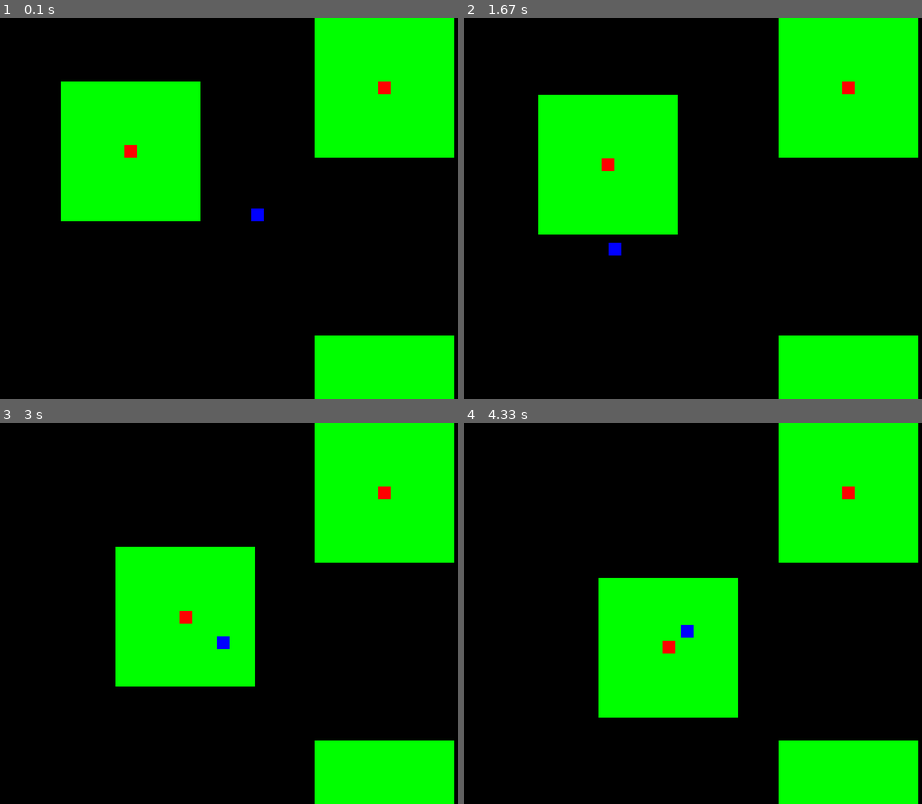
Above: before the commit, frames 1-4 (two rows, left to right).
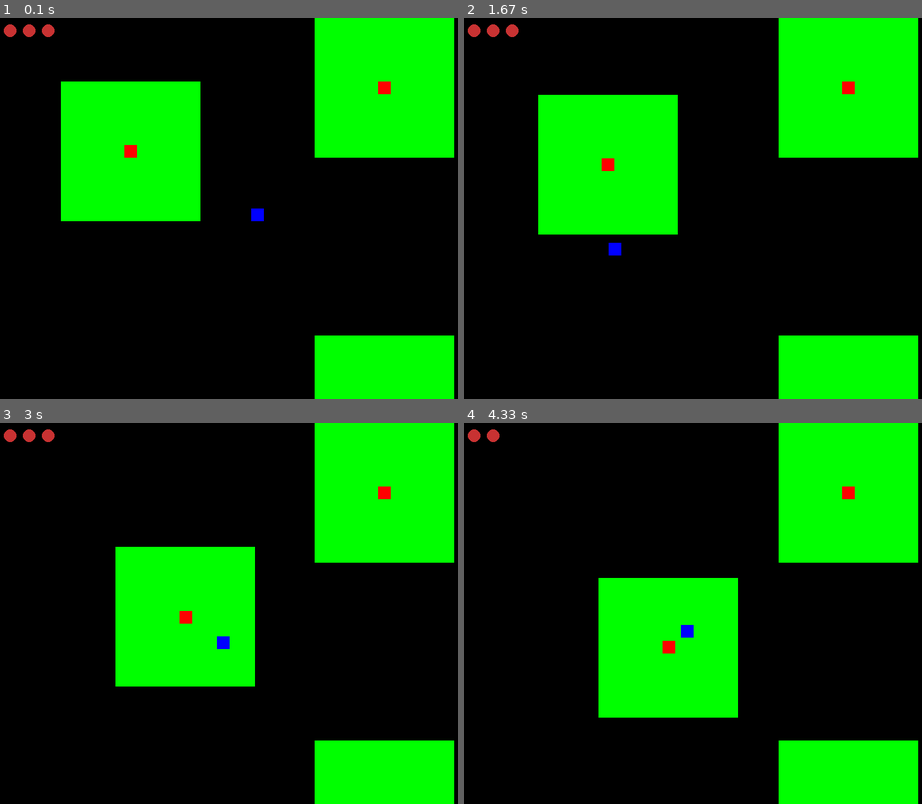
Above: after the commit, the same moments.

Repository: Tyler-Jacobson/pygame
Game: pygame game, started from AggroRange.py
The game is run twice, just before and just after one commit, with the same random seed, the same clock (stepped at 60 frames per second) and the same inputs.
Inputs:
- Up to frame 1 (0.1 s): no input
- Up to frame 2 (1.67 s): hold A 0.33-0.87 s; hold S 0.9-1.2 s; hold A 1.23-1.63 s
- Up to frame 3 (3 s): hold W 1.67-2.03 s; hold D 2.07-2.7 s; hold S from 2.73 s (still down)
- Up to frame 4 (4.33 s): release S at 3.1 s; hold A 3.13-3.6 s; hold D 3.63-4.1 s; hold W from 4.13 s (still down)

The runs differ from the first frame. In frame 1, 0.2% of the frame differs, in the area x 0-12%, y 1-5%; in frame 2, 0.2%; in frame 3, 0.2%; in frame 4, 0.1%.

Commit message:
Added visual representation of health, and removed quick backup

Diff:
--- a/AggroRange.py
+++ b/AggroRange.py
@@ -92,7 +92,7 @@
 def lose_health(player_health, current_time, time_hit):
     current_time = time.time()
 
-    if current_time > time_hit[0] + 3:
+    if current_time > time_hit[0] + 1:
         player_health[0] -= 1
         time_hit[0] = time.time()
 
@@ -100,6 +100,12 @@
 
         if player_health[0] <= 0:
             return True
+
+def draw_health(player_health):
+    for health in range(0, player_health[0]):
+        pygame.draw.circle(screen, (200,50,50), (20 + (health * 30), 20), 10)
+
+
 
 
 
@@ -120,10 +126,13 @@
 
     move_player(player_pos)
 
+    draw_health(player_health)
+
 
     if detect_collisions(player_pos, enemy_list, enemy_size):
         if lose_health(player_health, current_time, time_hit):
             game_over = True
+
 
 
 
--- a/AggroRangeBugTesting.py
+++ /dev/null
@@ -1,91 +0,0 @@
-import pygame
-import random
-import sys
-
-WIDTH = 800
-HEIGHT = 600
-
-player_x = 400
-player_y = 300
-player_size = 20
-
-enemy_x = 200
-enemy_y = 200
-enemy_size = 20
-aggro_range = 200
-
-enemy_2_x = 600
-enemy_2_y = 100
-
-PLAYER_COLOR = (0,0,255)
-ENEMY_COLOR = (255,0,0)
-AGGRO_RANGE_COLOR = (0,255,0)
-
-screen = pygame.display.set_mode((WIDTH, HEIGHT))
-
-game_over = False
-
-clock = pygame.time.Clock()
-
-enemy_list = [[enemy_x, enemy_y], [enemy_2_x, enemy_2_y], [600, 600]]
-
-def in_aggro_range(player_x, player_y, aggro_box_x, aggro_box_y, aggro_box_size):
-    if player_x >= aggro_box_x and player_x <= aggro_box_x + aggro_box_size:
-        if player_y >= aggro_box_y and player_y <= aggro_box_y + aggro_box_size:
-            return True
-    return False
-
-
-
-while not game_over:
-
-    for event in pygame.event.get():
-
-        if event.type == pygame.QUIT:
-            game_over = True
-
-    keys = pygame.key.get_pressed()
-    if keys[pygame.K_a]:
-        player_x -= 3
-
-    if keys[pygame.K_d]:
-        player_x += 3
-
-    if keys[pygame.K_w]:
-        player_y -= 3
-
-    if keys[pygame.K_s]:
-        player_y += 3
-
-    screen.fill((0,0,0))
-    for pos in enemy_list:
-
-        aggro_box_x = pos[0] - (aggro_range / 2)
-        aggro_box_y = pos[1] - (aggro_range / 2)
-        aggro_box_size = enemy_size + aggro_range
-
-        if in_aggro_range(player_x, player_y, aggro_box_x, aggro_box_y, aggro_box_size):
-            if player_x > pos[0]:
-                pos[0] += 1
-            if player_x < pos[0]:
-                pos[0] -= 1
-            if player_y > pos[1]:
-                pos[1] += 1
-            if player_y < pos[1]:
-                pos[1] -= 1
-
-
-
-
-        pygame.draw.rect(screen, (AGGRO_RANGE_COLOR), (aggro_box_x, aggro_box_y, aggro_box_size, aggro_box_size))
-        pygame.draw.rect(screen, (ENEMY_COLOR), (pos[0], pos[1], enemy_size, enemy_size))
-
-    pygame.draw.rect(screen, (PLAYER_COLOR), (player_x, player_y, player_size, player_size))
-
-
-    pygame.display.update()
-
-    clock.tick(60)
-
-pygame.quit()
-sys.exit()
